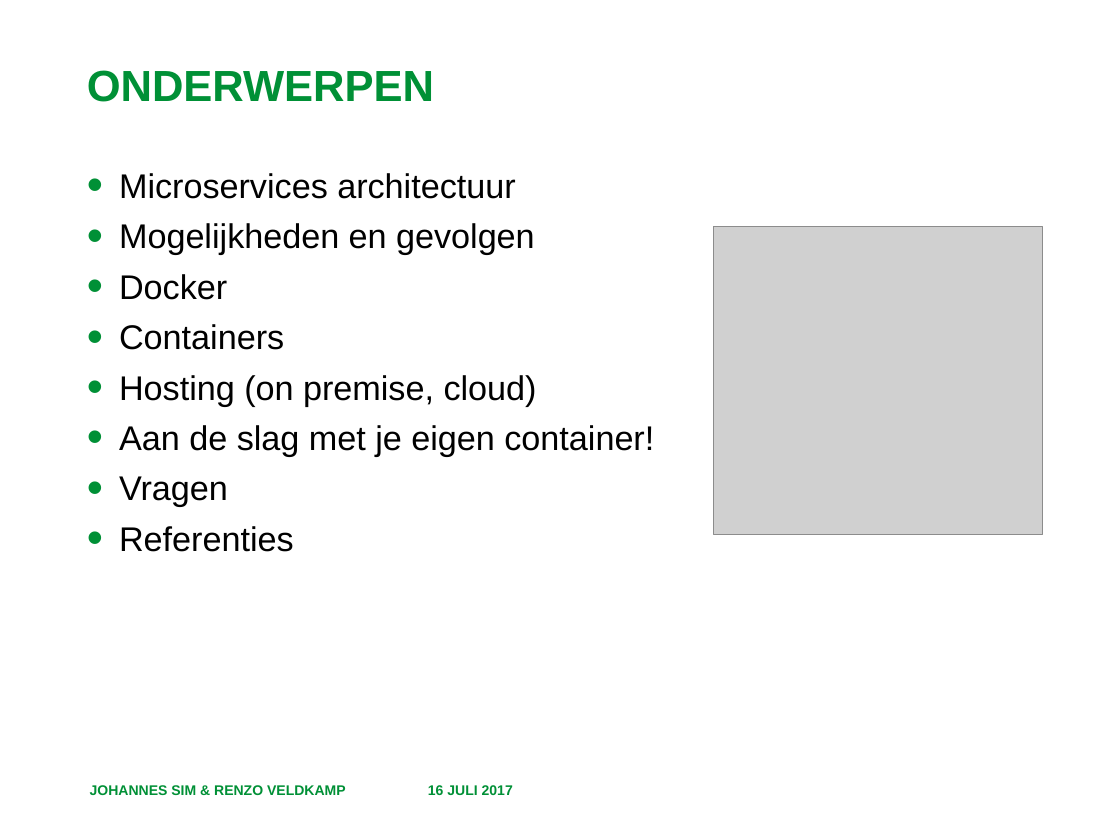
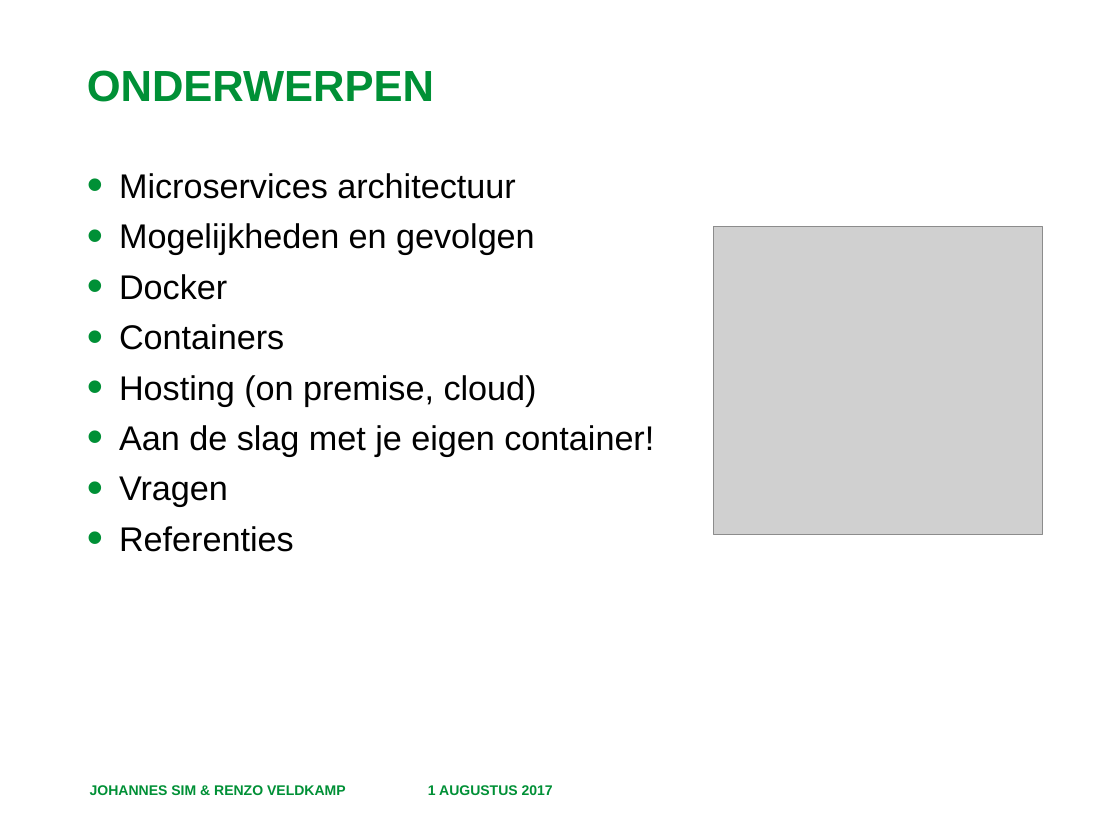
Before and after one commit to RenzoVeldkamp/MicroContainer, a slide deck: slide 2 of Presentatie/Docker-based microservices.pptx. Drawn at 1120x840 pixels with LibreOffice and Linux fonts; fonts in the diff are those of the drawing; grey boxes stand for pictures; background and template pictures are left out. Boxes give left, top, right and bottom in pixels: in the first picture for what was removed or moved away, otherwise in the second. Text is boxed around its words. In the diff, an @@ line names an element or a change of style, - is before the commit and + after.

```diff
--- a/Presentatie/Docker-based microservices.pptx
+++ b/Presentatie/Docker-based microservices.pptx
@@ text at (x1=428, y1=785, x2=553, y2=795): text changed @@
-16 JULI 2017
+1 AUGUSTUS 2017
```
Also in this commit, not shown: 15 other slides changed, 2 slides added, 2 other files.
